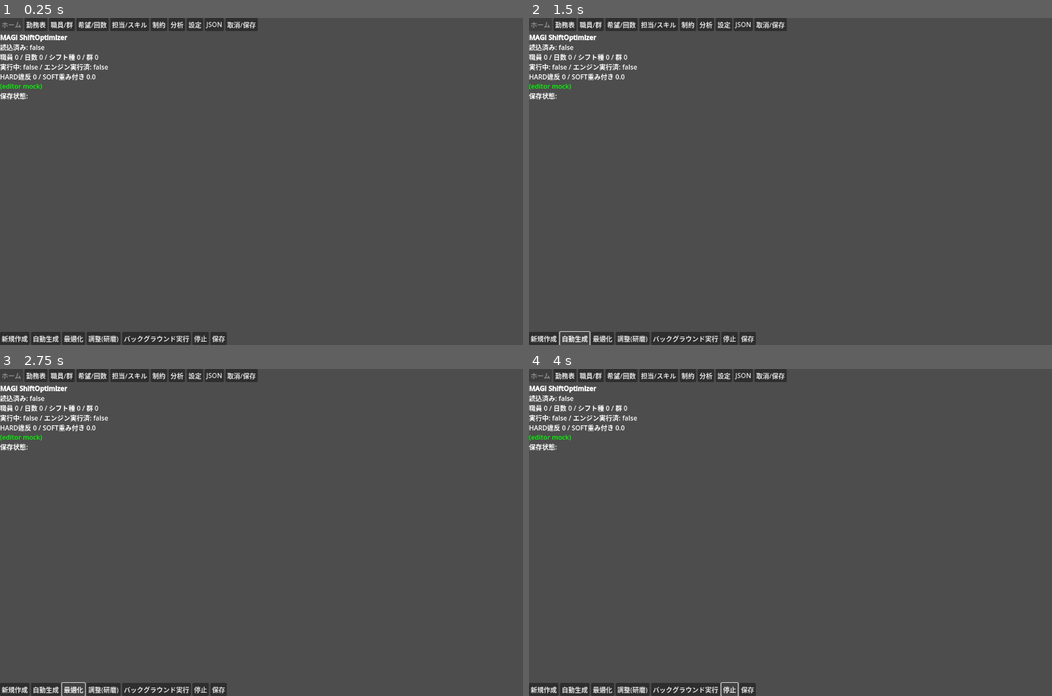
Above: before the commit, frames 1-4 (two rows, left to right).
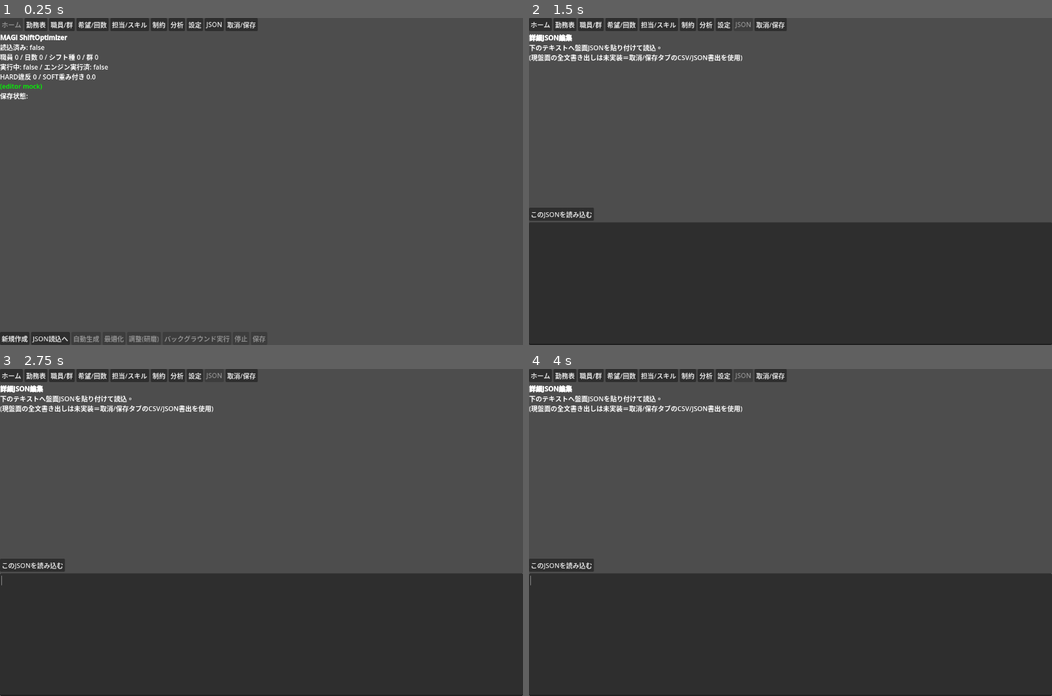
Above: after the commit, the same moments.

Repository: ichirocc/MAGI-Godot
Game: Godot game, scene res://scenes/Home.tscn
The game is run twice, just before and just after one commit, with the same random seed, the same clock (stepped at 60 frames per second) and the same inputs.
Inputs (mouse positions are in pixels of both pictures, inside the frame that each line leads up to):
- Up to frame 1 (0.25 s): no input
- Up to frame 2 (1.5 s): click "新規作成" at 0.5 s; click (576, 338) at 1.25 s, where only the run before the commit has a clickable "自動生成"
- Up to frame 3 (2.75 s): click (73, 689) at 2 s, where only the run before the commit has a clickable "最適化"
- Up to frame 4 (4 s): click (685, 689) at 2.75 s, where only the run before the commit has a clickable "バックグラウンド実行"; click (727, 689) at 3.5 s, where only the run before the commit has a clickable "停止"

The runs differ from the first frame. In frame 1, 0.6% of the frame differs, in the area x 6-51%, y 96-100%; in frame 2, 38%, in the area x 0-100%, y 1-100%; in frame 3, 38%; in frame 4, 38%.

Commit message:
Godot UI 第5段: レビュー対応 A（操作失敗時の再同期・設定同期・防御的描画・トークン世代）
外部レビュー（9370626 時点）の即時対応分:
- base_screen.run_op が成功/失敗を返し、失敗時は MagiApi.state() から再描画して見た目だけの
  変更を残さない。エラーは専用 status ラベルへ上書き（Content への追記をやめる）。MagiApi.last_error
  で接続失敗・snapshot 失敗を保持し「表示は最後に取得できた状態」と明示。
- Settings: CheckBox/SpinBox/OptionButton を state と同期（同期中は dispatch しない）、並列数・予算・
  方式の操作 UI を追加。Analysis: 代替案を applyAlternative ボタン化、提案/設定ミスは index 指定＋
  件数 0 で無効化、opLog を BBCode エスケープ。Home: running/loaded で無効化、JSON 読込導線。
  Schedule: 行長不揃い・添字範囲外に防御。Constraints: cons42/cons42s の追加フォーム順を編集と統一。
- MagiBridge: revision を生成ごとの乱数から開始（Activity 再生成で旧トークンが通る穴）、応答に changed
  を追加し、本文が変わらない no-op では revision を進めない。
既存 v6/・重み・MagiViewModel は無変更。docs/godot-ui-migration.md に第5段を追記。

Co-Authored-By: Claude Fable 5.1 <noreply@anthropic.com>
Claude-Session: https://claude.ai/code/session_01CFuPm4rhq1ZVwja79wwEpH

Diff:
--- a/godot/scripts/magi_api.gd
+++ b/godot/scripts/magi_api.gd
@@ -15,6 +15,8 @@
 # Android なのに Kotlin 側へ繋げなかった状態。モックへ黙って落とすと「動いているように見えて
 # 実データに何も反映されない」ため、この状態では snapshot/dispatch をエラー応答にする。
 var _native_failed: bool = false
+## 直近の snapshot 取得/接続の失敗（空なら正常）。画面はこれを見て「表示は最後に取得できた状態」と示す。
+var last_error: String = ""
 
 func _ready() -> void:
 	if OS.get_name() == "Android":
@@ -22,6 +24,7 @@
 		_activity_class = JavaClassWrapper.wrap("com.magi.app.godot.MagiGodotActivity")
 		if _activity_class == null:
 			_native_failed = true
+			last_error = "JavaClassWrapper.wrap(MagiGodotActivity) failed"
 			push_error("MagiApi: JavaClassWrapper.wrap(MagiGodotActivity) failed; bridge unavailable")
 
 func is_native() -> bool:
@@ -32,6 +35,7 @@
 	return not is_native() and not _native_failed
 
 ## 現在のUiStateを取得し、内部キャッシュ(_last_state/_current_token)を更新する。
+## 失敗時は前回の状態を返し last_error を立てる（エラー応答を盤面として描画しない）。
 func refresh() -> Dictionary:
 	var raw := ""
 	if is_native():
@@ -39,17 +43,19 @@
 	elif _use_mock():
 		raw = _mock_snapshot()
 	else:
+		last_error = "native bridge unavailable"
 		push_error("MagiApi: snapshot unavailable (native bridge failed)")
 		return _last_state
 	var parsed = JSON.parse_string(raw)
 	if parsed == null or not (parsed is Dictionary):
+		last_error = "snapshot JSON parse failed"
 		push_error("MagiApi: snapshot JSON parse failed")
 		return _last_state
-	# Kotlin側がメインスレッド待ちのタイムアウト等で {"ok":false,"error":...} を返した場合は
-	# 前回の状態を保持する（エラー応答を盤面として描画しない）。
 	if parsed.has("error") and not parsed.get("ok", true):
-		push_error("MagiApi: snapshot failed: %s" % str(parsed["error"]))
+		last_error = str(parsed["error"])
+		push_error("MagiApi: snapshot failed: %s" % last_error)
 		return _last_state
+	last_error = ""
 	_last_state = parsed
 	_current_token = str(parsed.get("_token", ""))
 	state_changed.emit(_last_state)
@@ -59,6 +65,7 @@
 	return _last_state
 
 ## 許可された操作のみ dispatch する（実際の許可判定はKotlin側 MagiOpWhitelist が最終判定）。
+## 戻り値の "changed" は Kotlin 側が本文の変化で判定した値（no-op の操作は ok=true, changed=false）。
 func dispatch(op: String, args: Dictionary = {}) -> Dictionary:
 	args = args.duplicate()
 	args["_token"] = _current_token
@@ -69,14 +76,16 @@
 	elif _use_mock():
 		raw = _mock_dispatch(op, args)
 	else:
+		last_error = "native bridge unavailable"
 		return {"ok": false, "error": "bridge unavailable: native bridge failed"}
 	var result = JSON.parse_string(raw)
 	if result == null or not (result is Dictionary):
 		return {"ok": false, "error": "dispatch response parse failed"}
 	if result.get("ok", false):
+		last_error = ""
 		var snap_raw = result.get("snapshot", "")
-		var snap: Dictionary = JSON.parse_string(snap_raw)
-		if snap != null:
+		var snap = JSON.parse_string(snap_raw)
+		if snap != null and snap is Dictionary:
 			_last_state = snap
 			_current_token = str(result.get("token", ""))
 			state_changed.emit(_last_state)
@@ -92,5 +101,5 @@
 		"_token": "mock:0", "_rev": 0,
 	})
 
-func _mock_dispatch(op: String, _args: Dictionary) -> String:
-	return JSON.stringify({"ok": true, "snapshot": _mock_snapshot(), "token": "mock:1"})
+func _mock_dispatch(_op: String, _args: Dictionary) -> String:
+	return JSON.stringify({"ok": true, "changed": false, "snapshot": _mock_snapshot(), "token": "mock:1"})
--- a/godot/scripts/screens/Analysis.gd
+++ b/godot/scripts/screens/Analysis.gd
@@ -1,5 +1,12 @@
 extends "res://scripts/screens/base_screen.gd"
-## 分析: 内訳・修正提案・代替案・操作履歴。修正案の検索/適用、設定ミスの適用は実装済み。
+## 分析: 内訳・修正提案・代替案・操作履歴。修正案の検索/適用、設定ミスの適用、代替案の適用に対応。
+## 候補の本文は UiState JSON に無く件数だけ（fixSuggestionCount/settingIssueCount）＝index 指定で適用する。
+
+var _apply_btn: Button
+var _fix_btn: Button
+var _sug_idx: SpinBox
+var _issue_idx: SpinBox
+var _alt_box: VBoxContainer
 
 func _ready() -> void:
 	tab_key = "analysis"
@@ -9,23 +16,49 @@
 	var b := Button.new(); b.text = "改善提案を探索"
 	b.pressed.connect(func(): run_op("findFixSuggestions"))
 	bar.add_child(b)
-	var b2 := Button.new(); b2.text = "提案#0を適用"
-	b2.pressed.connect(func(): run_op("applyFixSuggestion", {"suggestionIndex": 0}))
-	bar.add_child(b2)
-	var b3 := Button.new(); b3.text = "設定ミス#0を直す"
-	b3.pressed.connect(func(): run_op("applySettingFix", {"issueIndex": 0}))
-	bar.add_child(b3)
+
+	_sug_idx = SpinBox.new(); _sug_idx.min_value = 0; _sug_idx.max_value = 0
+	bar.add_child(_sug_idx)
+	_apply_btn = Button.new(); _apply_btn.text = "提案を適用"; _apply_btn.disabled = true
+	_apply_btn.pressed.connect(func(): run_op("applyFixSuggestion", {"suggestionIndex": int(_sug_idx.value)}))
+	bar.add_child(_apply_btn)
+
+	_issue_idx = SpinBox.new(); _issue_idx.min_value = 0; _issue_idx.max_value = 0
+	bar.add_child(_issue_idx)
+	_fix_btn = Button.new(); _fix_btn.text = "設定ミスを直す"; _fix_btn.disabled = true
+	_fix_btn.pressed.connect(func(): run_op("applySettingFix", {"issueIndex": int(_issue_idx.value)}))
+	bar.add_child(_fix_btn)
+
+	_alt_box = VBoxContainer.new()
+	$VBox.add_child(_alt_box)
+	$VBox.move_child(_alt_box, $VBox.get_children().find($VBox/Content) + 1)
 
 func render(state: Dictionary) -> void:
 	var lines := ["[b]分析[/b]"]
 	lines.append("違反総数 %d / weightedScore %.1f" % [state.get("totalViolations", 0), state.get("weightedScore", 0.0)])
-	lines.append("改善提案候補数: %d / 設定ミス件数: %d" % [state.get("fixSuggestionCount", 0), state.get("settingIssueCount", 0)])
-	lines.append("")
-	lines.append("[u]他の案[/u]")
-	for alt in state.get("alternatives", []):
-		lines.append("  " + str(alt))
+	var sug_count: int = int(state.get("fixSuggestionCount", 0))
+	var issue_count: int = int(state.get("settingIssueCount", 0))
+	lines.append("改善提案候補数: %d / 設定ミス件数: %d" % [sug_count, issue_count])
 	lines.append("")
 	lines.append("[u]操作履歴[/u]")
 	for op in state.get("opLog", []):
-		lines.append("  " + str(op))
+		lines.append("  " + bb(op))
 	$VBox/Content.text = "\n".join(lines)
+	if _apply_btn == null:
+		return
+	_sug_idx.max_value = max(0, sug_count - 1)
+	_apply_btn.disabled = sug_count == 0
+	_issue_idx.max_value = max(0, issue_count - 1)
+	_fix_btn.disabled = issue_count == 0
+
+	for c in _alt_box.get_children():
+		c.queue_free()
+	var alts: Array = state.get("alternatives", [])
+	if not alts.is_empty():
+		var head := Label.new(); head.text = "他の案（タップで即時に採用。取消/保存タブで戻せる）"
+		_alt_box.add_child(head)
+	for i in range(alts.size()):
+		var btn := Button.new()
+		btn.text = "案%d を採用: %s" % [i + 1, str(alts[i])]
+		btn.pressed.connect(func(): run_op("applyAlternative", {"index": i}))
+		_alt_box.add_child(btn)
--- a/godot/scripts/screens/Constraints.gd
+++ b/godot/scripts/screens/Constraints.gd
@@ -34,12 +34,13 @@
 		["希望シフト記号", "前日禁止シフト記号"], "addCons3w", ["wishKigou", "prevKigou"])
 	_add_family_section(root, "cons41", "cons41: 群のレンジ（1日の人数の下限〜上限）",
 		["群記号", "シフト記号", "下限", "上限"], "addCons41", ["groupKigou", "shiftKigou", "l", "u"])
+	# 追加フォームの並びは既存行の編集フォーム（g1/s1/g2/s2）と同じにする。引数はキー名で渡すので順序は自由。
 	_add_family_section(root, "cons42", "cons42: 群ペア禁止（同じ日に不可）",
-		["群1記号", "群2記号", "シフト1記号", "シフト2記号"], "addCons42", ["g1", "g2", "s1", "s2"])
+		["群1記号", "シフト1記号", "群2記号", "シフト2記号"], "addCons42", ["g1", "s1", "g2", "s2"])
 	_add_family_section(root, "cons41s", "cons41s: スキル群のレンジ",
 		["スキル群記号", "シフト記号", "下限", "上限"], "addCons41s", ["groupKigou", "shiftKigou", "l", "u"])
 	_add_family_section(root, "cons42s", "cons42s: スキル群ペア禁止",
-		["スキル群1記号", "スキル群2記号", "シフト1記号", "シフト2記号"], "addCons42s", ["g1", "g2", "s1", "s2"])
+		["スキル群1記号", "シフト1記号", "スキル群2記号", "シフト2記号"], "addCons42s", ["g1", "s1", "g2", "s2"])
 
 	root.add_child(_lbl("その他のSOFT/HARD違反内訳（covU/covO/low/high/apt/fair/weekly/pref/groupViol。行編集は無し・評価結果のみ）"))
 	_breakdown_label = RichTextLabel.new(); _breakdown_label.fit_content = true; _breakdown_label.bbcode_enabled = true
--- a/godot/scripts/screens/Home.gd
+++ b/godot/scripts/screens/Home.gd
@@ -1,37 +1,50 @@
 extends "res://scripts/screens/base_screen.gd"
-## ホーム画面: 新規作成/JSON読込/生成/最適化/調整/停止/書出（保存はUndoExport画面にも導線あり）。
+## ホーム画面: 新規作成/JSON読込(JSONタブへ)/生成/最適化/調整/停止/保存。
+## ボタンの有効/無効は render() で running/loaded に合わせる（実行中の二重起動や未読込での操作を UI で止める）。
+
+var _buttons: Dictionary = {}  # 名前 -> Button
 
 func _ready() -> void:
 	tab_key = "home"
 	super._ready()
 
 func build_actions(bar: HBoxContainer) -> void:
-	_btn(bar, "新規作成", func(): run_op("initBlankState"))
-	_btn(bar, "自動生成", func(): run_op("generateSmartInitial"))
-	_btn(bar, "最適化", func(): run_op("runV6FullOptimize"))
-	_btn(bar, "調整(研磨)", func(): run_op("runSoftPolish"))
-	_btn(bar, "バックグラウンド実行", func(): run_op("runInBackground"))
-	_btn(bar, "停止", func(): run_op("stop"))
-	_btn(bar, "保存", func(): run_op("saveNow"))
+	_btn(bar, "new", "新規作成", func(): run_op("initBlankState"))
+	_btn(bar, "json", "JSON読込へ", func(): Nav.go("json"))
+	_btn(bar, "generate", "自動生成", func(): run_op("generateSmartInitial"))
+	_btn(bar, "optimize", "最適化", func(): run_op("runV6FullOptimize"))
+	_btn(bar, "polish", "調整(研磨)", func(): run_op("runSoftPolish"))
+	_btn(bar, "background", "バックグラウンド実行", func(): run_op("runInBackground"))
+	_btn(bar, "stop", "停止", func(): run_op("stop"))
+	_btn(bar, "save", "保存", func(): run_op("saveNow"))
 
-func _btn(bar: HBoxContainer, text: String, cb: Callable) -> void:
+func _btn(bar: HBoxContainer, key: String, text: String, cb: Callable) -> void:
 	var b := Button.new()
 	b.text = text
 	b.pressed.connect(cb)
 	bar.add_child(b)
+	_buttons[key] = b
 
 func render(state: Dictionary) -> void:
+	var running: bool = bool(state.get("running", false))
+	var loaded: bool = bool(state.get("loaded", false))
 	var lines := []
 	lines.append("[b]MAGI ShiftOptimizer[/b]")
-	lines.append("読込済み: %s" % state.get("loaded", false))
+	lines.append("読込済み: %s" % loaded)
 	lines.append("職員 %d / 日数 %d / シフト種 %d / 群 %d" % [
 		state.get("staff", 0), state.get("days", 0), state.get("shifts", 0), state.get("groups", 0)])
-	lines.append("実行中: %s / エンジン実行済: %s" % [state.get("running", false), state.get("engineRan", false)])
+	lines.append("実行中: %s / エンジン実行済: %s" % [running, state.get("engineRan", false)])
 	lines.append("HARD違反 %d / SOFT重み付き %.1f" % [state.get("bestHard", 0), state.get("weightedScore", 0.0)])
 	if state.get("runSummary", null) != null:
-		lines.append("直近の変更: %s" % state["runSummary"])
+		lines.append("直近の変更: %s" % bb(state["runSummary"]))
 	if state.get("message", null) != null:
 		var color = "red" if state.get("messageIsError", false) else "green"
-		lines.append("[color=%s]%s[/color]" % [color, state["message"]])
+		lines.append("[color=%s]%s[/color]" % [color, bb(state["message"])])
 	lines.append("保存状態: %s" % state.get("saveState", ""))
 	$VBox/Content.text = "\n".join(lines)
+	if _buttons.is_empty():
+		return
+	for key in ["generate", "optimize", "polish", "background", "save"]:
+		_buttons[key].disabled = running or not loaded
+	_buttons["new"].disabled = running
+	_buttons["stop"].disabled = not running
--- a/godot/scripts/screens/Schedule.gd
+++ b/godot/scripts/screens/Schedule.gd
@@ -1,6 +1,7 @@
 extends "res://scripts/screens/base_screen.gd"
 ## 勤務表画面: 両方向スクロールのグリッド。セルタップでシフト選択→setCell。
 ## [未検証] 実機でのタッチ操作感・大規模盤面(30名x31日)でのスクロール性能はエディタでは確認できない。
+## 描画は JSON の形状（行長の不揃い・添字範囲外）に対して防御的に行い、不正セルは無効ボタンで表す。
 
 var _grid: GridContainer
 
@@ -8,7 +9,7 @@
 	tab_key = "schedule"
 	super._ready()
 
-func build_actions(bar: HBoxContainer) -> void:
+func build_actions(_bar: HBoxContainer) -> void:
 	var scroll := ScrollContainer.new()
 	scroll.size_flags_vertical = Control.SIZE_EXPAND_FILL
 	scroll.horizontal_scroll_mode = ScrollContainer.SCROLL_MODE_AUTO
@@ -19,31 +20,44 @@
 	$VBox.add_child(scroll)
 	$VBox.move_child(scroll, $VBox.get_children().find($VBox/Content) + 1)
 
+func _days_of(state: Dictionary, schedule: Array) -> int:
+	var days: int = int(state.get("days", 0))
+	if days <= 0:
+		for row in schedule:
+			if row is Array:
+				days = max(days, row.size())
+	return days
+
 func render(state: Dictionary) -> void:
 	var schedule: Array = state.get("schedule", [])
 	var names: Array = state.get("staffNames", [])
 	var symbols: Array = state.get("shiftSymbols", [])
 	var colors: Array = state.get("shiftColorHex", [])
-	$VBox/Content.text = "[b]勤務表[/b]  職員%d名 x %d日" % [schedule.size(), (schedule[0].size() if schedule.size() > 0 else 0)]
+	var days := _days_of(state, schedule)
+	$VBox/Content.text = "[b]勤務表[/b]  職員%d名 x %d日" % [schedule.size(), days]
 	if _grid == null:
 		return
 	for c in _grid.get_children():
 		c.queue_free()
-	_grid.columns = (schedule[0].size() if schedule.size() > 0 else 0) + 1
+	_grid.columns = days + 1
 	_grid.add_child(Label.new())  # 左上の空セル
-	var days: int = schedule[0].size() if schedule.size() > 0 else 0
 	for j in range(days):
 		var h := Label.new(); h.text = str(j + 1); _grid.add_child(h)
 	for i in range(schedule.size()):
 		var nameLbl := Label.new()
-		nameLbl.text = (names[i] if i < names.size() else str(i))
+		nameLbl.text = (str(names[i]) if i < names.size() else str(i))
 		_grid.add_child(nameLbl)
+		var row: Array = schedule[i] if schedule[i] is Array else []
 		for j in range(days):
-			var shiftIdx: int = schedule[i][j]
 			var btn := Button.new()
-			btn.text = (symbols[shiftIdx] if shiftIdx >= 0 and shiftIdx < symbols.size() else "?")
-			if shiftIdx >= 0 and shiftIdx < colors.size() and colors[shiftIdx] != "":
-				btn.modulate = Color(colors[shiftIdx])
+			if j >= row.size():
+				btn.text = "－"; btn.disabled = true
+				_grid.add_child(btn)
+				continue
+			var shiftIdx: int = int(row[j])
+			btn.text = (str(symbols[shiftIdx]) if shiftIdx >= 0 and shiftIdx < symbols.size() else "?")
+			if shiftIdx >= 0 and shiftIdx < colors.size() and str(colors[shiftIdx]) != "":
+				btn.modulate = Color(str(colors[shiftIdx]))
 			btn.pressed.connect(_on_cell_tap.bind(i, j))
 			_grid.add_child(btn)
 
@@ -54,6 +68,9 @@
 	if symbols.is_empty():
 		return
 	var schedule: Array = state.get("schedule", [])
-	var cur: int = schedule[i][j]
+	if i >= schedule.size() or not (schedule[i] is Array) or j >= schedule[i].size():
+		render(state)  # 表示が古い＝再描画して合わせる
+		return
+	var cur: int = int(schedule[i][j])
 	var next: int = (cur + 1) % symbols.size()
 	run_op("setCell", {"i": i, "j": j, "shift": next})
--- a/godot/scripts/screens/Settings.gd
+++ b/godot/scripts/screens/Settings.gd
@@ -1,21 +1,61 @@
 extends "res://scripts/screens/base_screen.gd"
-## 設定: 並列数/予算秒/ネイティブ加速・照合/研磨系トグル/方式。値はCLAUDE.md方針どおり変更しない
-## （UIから重みそのものはいじれない＝既存Composeと同じ制約）。
+## 設定: 並列数/予算秒/方式/ネイティブ加速・照合/ソフト研磨。値の意味・重みは変えない（既存Composeと同じ制約）。
+## 実行フラグ系（setBlockSwapC3nFilter 等）は UiState に現在値が無く同期表示できないため、この画面では扱わない。
+
+const ALGOS := ["AUTO", "V5", "ALNS", "RSI", "RSI_PLUS", "PORTFOLIO"]
+
+var _accel: CheckBox
+var _parity: CheckBox
+var _polish: CheckBox
+var _workers: SpinBox
+var _budget: SpinBox
+var _algo: OptionButton
+var _syncing := false  # render() で state を部品へ写す間は signal を dispatch に流さない
 
 func _ready() -> void:
 	tab_key = "settings"
 	super._ready()
 
 func build_actions(bar: HBoxContainer) -> void:
-	var accel := CheckBox.new(); accel.text = "ネイティブ加速"
-	accel.toggled.connect(func(on): run_op("setNativeAccel", {"on": on}))
-	bar.add_child(accel)
-	var parity := CheckBox.new(); parity.text = "パリティ照合"
-	parity.toggled.connect(func(on): run_op("setNativeParity", {"on": on}))
-	bar.add_child(parity)
-	var polish := CheckBox.new(); polish.text = "ソフト研磨"
-	polish.toggled.connect(func(on): run_op("setSoftPolish", {"on": on}))
-	bar.add_child(polish)
+	_accel = _check(bar, "ネイティブ加速", "setNativeAccel")
+	_parity = _check(bar, "パリティ照合", "setNativeParity")
+	_polish = _check(bar, "ソフト研磨", "setSoftPolish")
+
+	var row := HBoxContainer.new()
+	row.add_child(_lbl("並列数"))
+	_workers = SpinBox.new(); _workers.min_value = 1; _workers.max_value = 8; _workers.step = 1
+	_workers.value_changed.connect(func(v):
+		if not _syncing:
+			run_op("setWorkers", {"n": int(v)}))
+	row.add_child(_workers)
+	row.add_child(_lbl("予算(秒)"))
+	_budget = SpinBox.new(); _budget.min_value = 10; _budget.max_value = 3600; _budget.step = 10
+	_budget.value_changed.connect(func(v):
+		if not _syncing:
+			run_op("setBudget", {"sec": int(v)}))
+	row.add_child(_budget)
+	row.add_child(_lbl("方式"))
+	_algo = OptionButton.new()
+	for i in range(ALGOS.size()):
+		_algo.add_item(ALGOS[i], i)
+	_algo.item_selected.connect(func(idx):
+		if not _syncing:
+			run_op("setV6Algorithm", {"algorithm": ALGOS[idx]}))
+	row.add_child(_algo)
+	$VBox.add_child(row)
+	$VBox.move_child(row, $VBox.get_children().find(bar) + 1)
+
+func _check(bar: HBoxContainer, text: String, op: String) -> CheckBox:
+	var c := CheckBox.new(); c.text = text
+	c.toggled.connect(func(on):
+		if not _syncing:
+			run_op(op, {"on": on}))
+	bar.add_child(c)
+	return c
+
+func _lbl(t: String) -> Label:
+	var l := Label.new(); l.text = t
+	return l
 
 func render(state: Dictionary) -> void:
 	var lines := ["[b]設定[/b]"]
@@ -24,3 +64,15 @@
 	lines.append("ソフト研磨: %s / 方式: %s" % [state.get("softPolish", false), state.get("v6Algorithm", "")])
 	lines.append("保存状態: %s" % state.get("saveState", ""))
 	$VBox/Content.text = "\n".join(lines)
+	if _accel == null:
+		return
+	_syncing = true
+	_accel.button_pressed = bool(state.get("nativeAccel", false))
+	_parity.button_pressed = bool(state.get("nativeParity", false))
+	_polish.button_pressed = bool(state.get("softPolish", false))
+	_workers.value = int(state.get("workers", 1))
+	_budget.value = int(state.get("budgetSec", 300))
+	var idx := ALGOS.find(str(state.get("v6Algorithm", "AUTO")))
+	if idx >= 0:
+		_algo.select(idx)
+	_syncing = false
--- a/godot/scripts/screens/base_screen.gd
+++ b/godot/scripts/screens/base_screen.gd
@@ -3,15 +3,23 @@
 ## 描画は必ず MagiApi.state()（=MagiBridge.snapshot()由来のJSON）から行い、盤面へ直接触らない。
 
 var tab_key: String = "home"  # サブクラスで上書き
+var _status: Label  # 直近の操作結果/接続状態。Content への追記ではなく上書き表示（古いエラーを溜めない）
 
 func _ready() -> void:
 	Nav.build_tab_bar($VBox/TabBar, tab_key)
+	_status = Label.new()
+	_status.autowrap_mode = TextServer.AUTOWRAP_WORD_SMART
+	_status.visible = false
+	$VBox.add_child(_status)
+	$VBox.move_child(_status, $VBox.get_children().find($VBox/Actions))
 	MagiApi.state_changed.connect(_on_state_changed)
 	build_actions($VBox/Actions)
 	MagiApi.refresh()
+	_show_bridge_status()
 
 func _on_state_changed(state: Dictionary) -> void:
 	render(state)
+	_show_bridge_status()
 
 func render(_state: Dictionary) -> void:
 	push_warning("render() not overridden by screen: %s" % tab_key)
@@ -19,8 +27,29 @@
 func build_actions(_bar: HBoxContainer) -> void:
 	pass  # サブクラスで操作ボタンを積む
 
-## ボタン共通ハンドラ: dispatchしてエラーなら赤字表示、成功ならrender()は state_changed 経由で走る。
-func run_op(op: String, args: Dictionary = {}) -> void:
+## ボタン共通ハンドラ。成功時は state_changed 経由で render() が走る。
+## 失敗時は snapshot から再描画し、押したトグルや入力欄の見た目だけが変わった状態を残さない。
+func run_op(op: String, args: Dictionary = {}) -> bool:
 	var result := MagiApi.dispatch(op, args)
-	if not result.get("ok", false):
-		$VBox/Content.append_text("\n[color=red]%s: %s[/color]" % [op, result.get("error", "?")])
+	var ok: bool = result.get("ok", false)
+	if ok:
+		_set_status("", false)
+	else:
+		_set_status("%s: %s" % [op, str(result.get("error", "?"))], true)
+		render(MagiApi.state())
+	return ok
+
+func _set_status(text: String, is_error: bool) -> void:
+	if _status == null:
+		return
+	_status.text = text
+	_status.visible = text != ""
+	_status.add_theme_color_override("font_color", Color.RED if is_error else Color.DARK_GREEN)
+
+func _show_bridge_status() -> void:
+	if MagiApi.last_error != "":
+		_set_status("接続エラー（表示は最後に取得できた状態）: %s" % MagiApi.last_error, true)
+
+## RichTextLabel(bbcode_enabled) に外部由来の文字列を入れるときのエスケープ。
+static func bb(s) -> String:
+	return str(s).replace("[", "[lb]")
Not shown, changed: README.md
Not shown, changed: app/src/main/java/com/magi/app/godot/MagiBridge.kt
Not shown, changed: docs/godot-ui-migration.md
